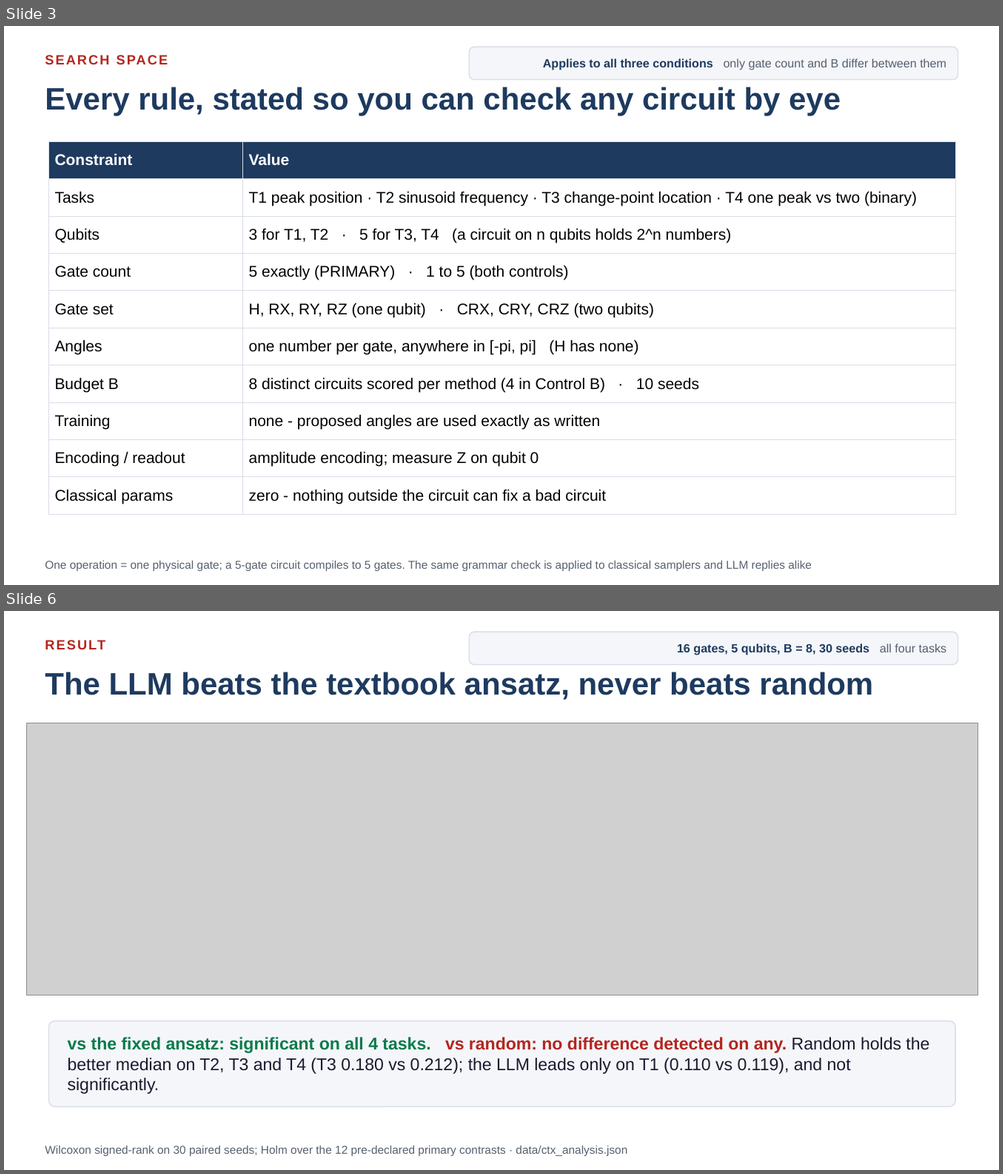
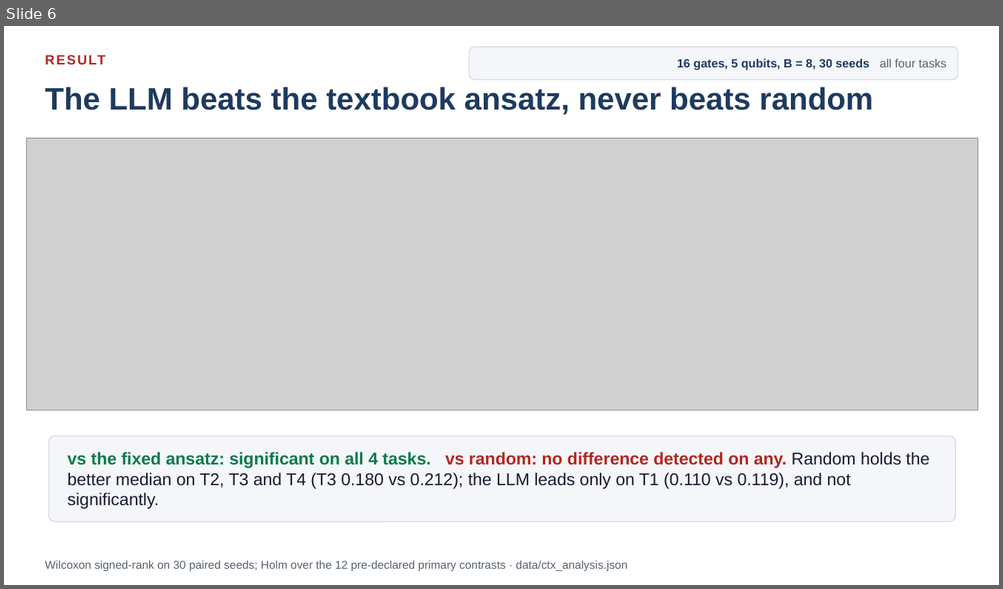
Before and after one commit to dorakingx/llm-vqc, a slide deck: docs/presentation/mini5/20260731_GSoC_mini5.pptx. Shown one above the other, each under a label of ours: slides 3 and 6 before the commit, slide 6 after it; the slides between them are not shown. The pictures are 1003x1174 and 1003x589 pixels, drawn with LibreOffice and Linux fonts; fonts in the diff are those of the drawing; grey boxes stand for pictures. Boxes give left, top, right and bottom in pixels: in the first picture for what was removed or moved away, otherwise in the second. Text is boxed around its words. In the diff, an @@ line names an element or a change of style, - is before the commit and + after.

```diff
--- a/docs/presentation/mini5/20260731_GSoC_mini5.pptx
+++ b/docs/presentation/mini5/20260731_GSoC_mini5.pptx
@@ slide 3 removed at <box>4,26,999,585</box>, background #FFFFFF @@
@@ rounded rectangle removed at <box>469,47,958,80</box> @@
@@ text removed at <box>45,48,958,70</box> @@
-SEARCH SPACE
@@ text removed at <box>543,59,946,70</box> @@
-Applies to all three conditions only gate count and B differ between them
@@ text removed at <box>45,87,840,116</box> @@
-Every rule, stated so you can check any circuit by eye
@@ table removed at <box>48,141,956,507</box>, 10 rows, 2 columns @@
-Constraint | Value
-Tasks | T1 peak position · T2 sinusoid frequency · T3 change-point location · T4 one peak vs two (binary)
-Qubits | 3 for T1, T2 · 5 for T3, T4 (a circuit on n qubits holds 2^n numbers)
-Gate count | 5 exactly (PRIMARY) · 1 to 5 (both controls)
-Gate set | H, RX, RY, RZ (one qubit) · CRX, CRY, CRZ (two qubits)
-Angles | one number per gate, anywhere in [-pi, pi] (H has none)
-Budget B | 8 distinct circuits scored per method (4 in Control B) · 10 seeds
-Training | none - proposed angles are used exactly as written
-Encoding / readout | amplitude encoding; measure Z on qubit 0
-Classical params | zero - nothing outside the circuit can fix a bad circuit
@@ text removed at <box>45,561,811,571</box> @@
-One operation = one physical gate; a 5-gate circuit compiles to 5 gates. The same grammar check is applied to classical samplers and LLM replies alike
```
Also in this commit, not shown: 4 slides changed, 1 slide added, 12 other files.
